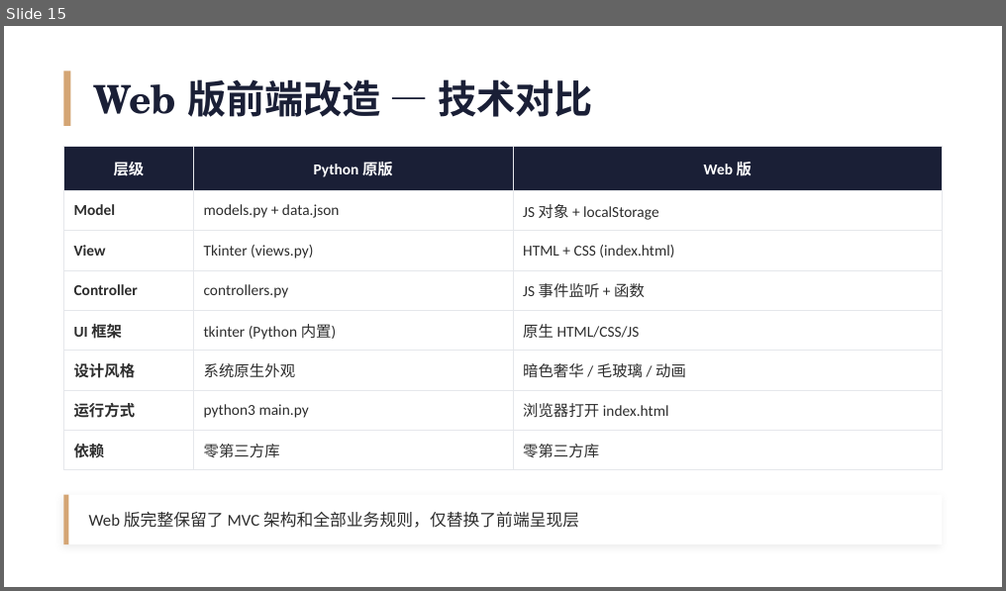
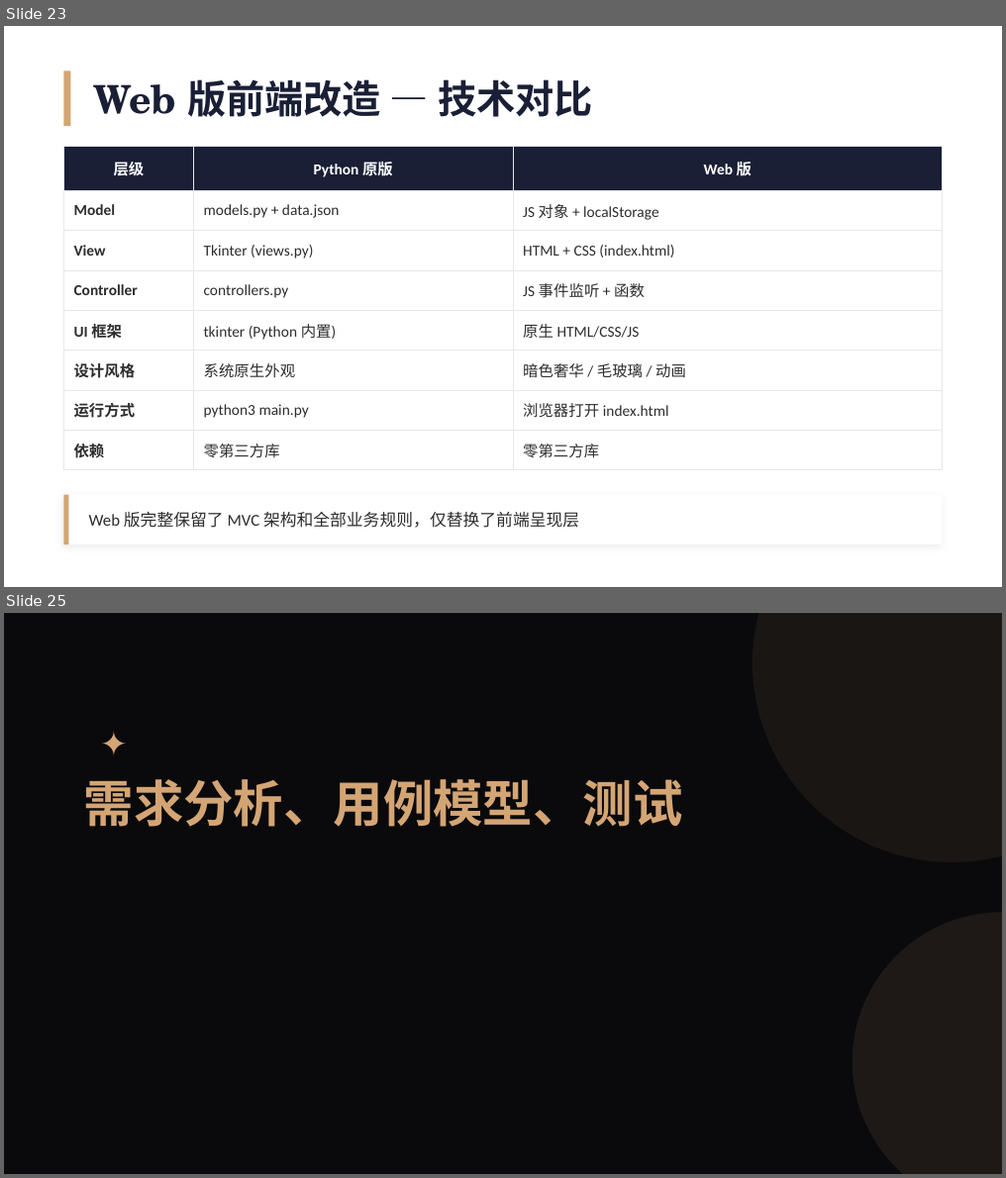
Before and after one commit to Unconnectable/atm, a slide deck: ATM项目演示.pptx. Shown one above the other, each under a label of ours: slide 15 before the commit, slides 23 and 25 after it; the slides between them are not shown. The pictures are 1006x591 and 1006x1178 pixels, drawn with LibreOffice and Linux fonts; fonts in the diff are those of the drawing. Boxes give left, top, right and bottom in pixels: in the first picture for what was removed or moved away, otherwise in the second. Text is boxed around its words. In the diff, an @@ line names an element or a change of style, - is before the commit and + after.

```diff
--- a/ATM项目演示.pptx
+++ b/ATM项目演示.pptx
@@ slide 25 added at (x1=4, y1=613, x2=1002, y2=1174), background #0A0A0C @@
@@ ellipse added at (x1=752, y1=613, x2=1002, y2=862), fill #D4A574 at 8% opacity @@
@@ text added at (x1=84, y1=713, x2=144, y2=772), 24 pt, text #D4A574 @@
+✦
@@ text added at (x1=84, y1=779, x2=683, y2=827), 36 pt, text #D4A574, bold @@
+需求分析、用例模型、测试
@@ ellipse added at (x1=852, y1=912, x2=1002, y2=1174), fill #D4A574 at 10% opacity @@
@@ what was slide 15 is now slide 23 @@
```
Also in this commit, not shown: 11 slides changed, 3 other slides added.
